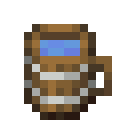
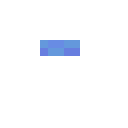
Before/after of a 128×128 layered artwork. What changed in the layer stack:
painted on "Liquid" over [40, 48, 48, 56]
removed layer "Tankard" over [24, 24, 112, 120]
